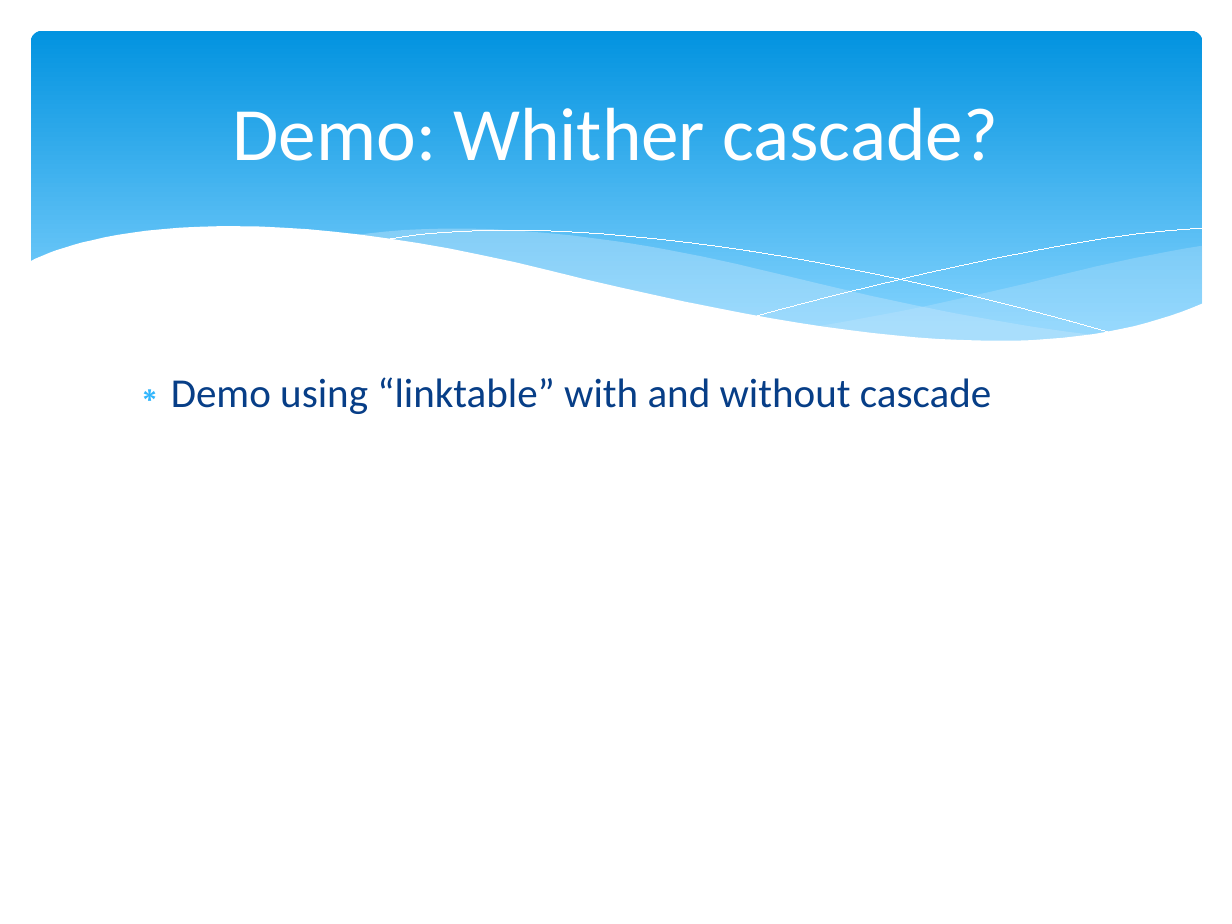
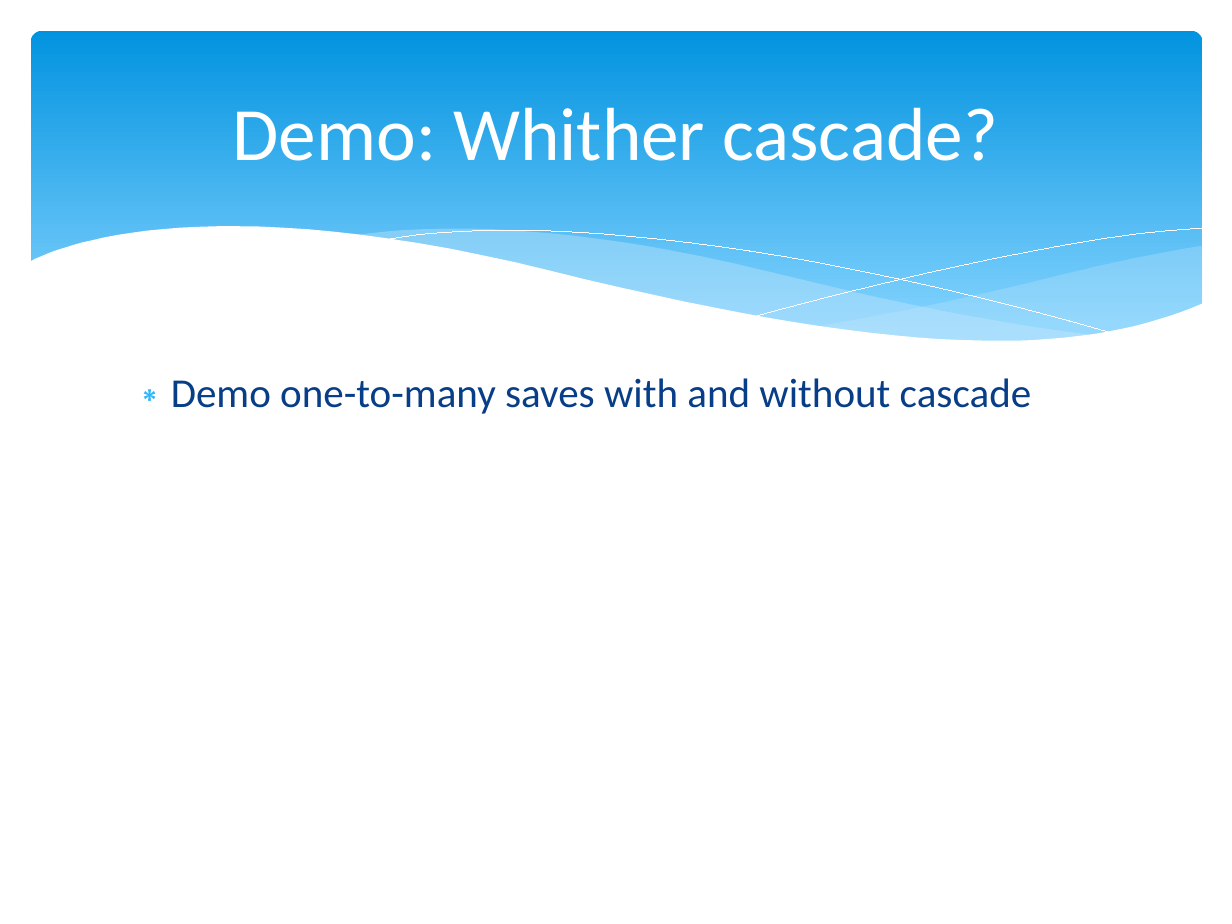
Before and after one commit to marcesher/mxunit-cfmeetups, a slide deck: slide 39 of CFObjective_ORMZen/preso/orm_zen.ppt.pptx (slide 40 before the commit). Drawn at 1232x924 pixels with LibreOffice and Linux fonts; fonts in the diff are those of the drawing. Boxes give left, top, right and bottom in pixels: in the first picture for what was removed or moved away, otherwise in the second. Text is boxed around its words. In the diff, an @@ line names an element or a change of style, - is before the commit and + after.

```diff
--- a/CFObjective_ORMZen/preso/orm_zen.ppt.pptx
+++ b/CFObjective_ORMZen/preso/orm_zen.ppt.pptx
@@ text at (171, 378, 1031, 414): text changed @@
-∗ Demo using “linktable” with and without cascade
+∗ Demo one-to-many saves with and without cascade
```
Also in this commit, not shown: 9 other slides changed, 8 slides added, 1 slide removed, 1 other file.
